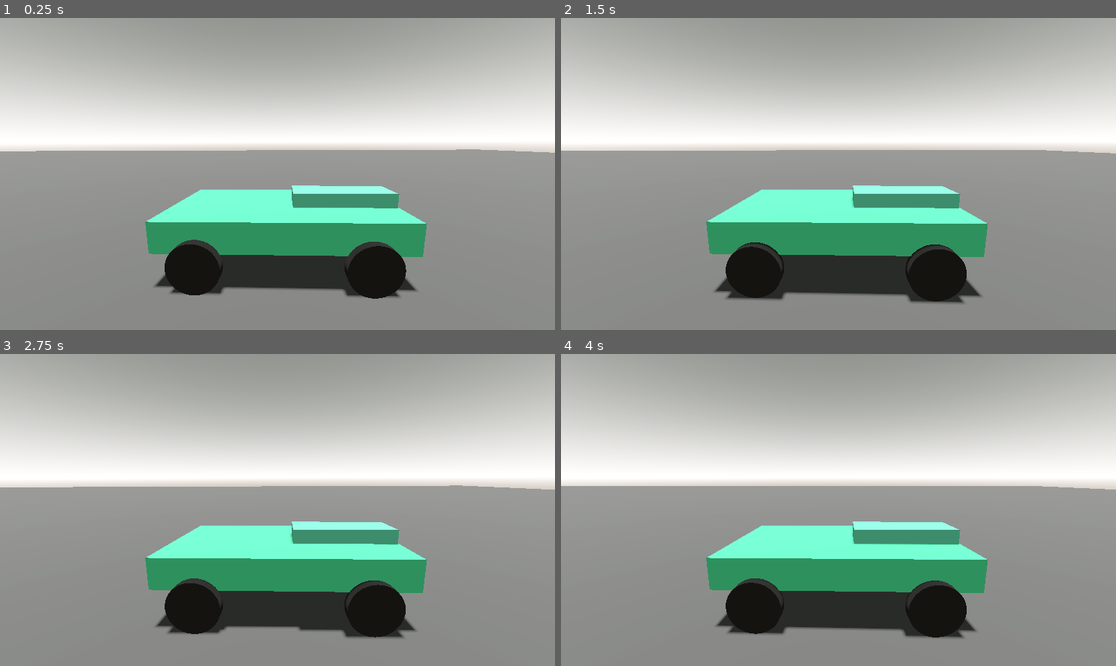
Above: before the commit, frames 1-4 (two rows, left to right).
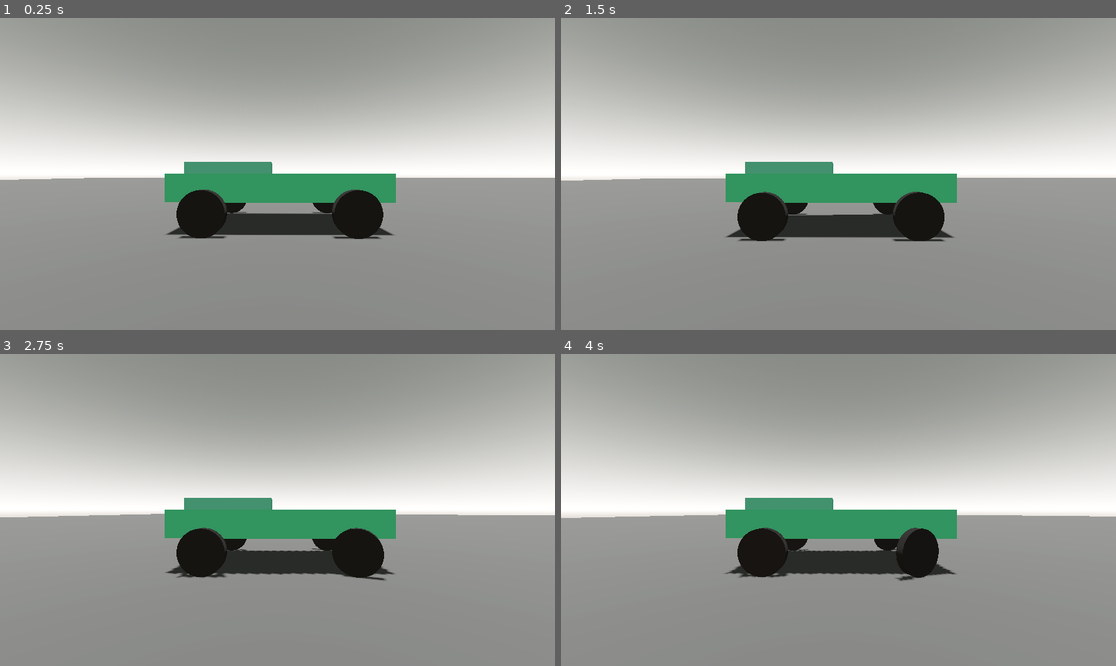
Above: after the commit, the same moments.

Repository: fbcs-jourdan/gamejam3
Game: Godot game, scene res://world.tscn
The game is run twice, just before and just after one commit, with the same random seed, the same clock (stepped at 60 frames per second) and the same inputs. The engine's default icon, where the game draws it, is replaced by a stand-in: a white triangle on a blue panel in a dark square.
Inputs:
- Up to frame 1 (0.25 s): no input
- Up to frame 2 (1.5 s): hold D (right) 0.53-1.28 s; hold S (brake) from 1.28 s (still down)
- Up to frame 3 (2.75 s): release S (brake) at 2.03 s; hold D (right) from 2.03 s (still down)
- Up to frame 4 (4 s): release D (right) at 2.78 s; hold W (accelerate) 2.78-3.53 s; hold A (left) from 3.53 s (still down)

The runs differ from the first frame. In frame 1, 50% of the frame differs, in the area x 0-100%, y 12-90%; in frame 2, 51%; in frame 3, 50%; in frame 4, 51%, in the area x 0-100%, y 13-92%.

Commit message:
add basic steering and traction

Diff:
--- /dev/null
+++ b/night-racing/node_3d.tscn
@@ -0,0 +1,146 @@
+[gd_scene format=3 uid="uid://b1777xc46nyo3"]
+
+[ext_resource type="Texture2D" uid="uid://c3d18c0dhkxpj" path="res://icon.svg" id="1_a202f"]
+[ext_resource type="Script" uid="uid://c8qb7ltk2ullt" path="res://raycastcar.gd" id="2_a0tk4"]
+[ext_resource type="Script" uid="uid://bkjiibcyvbsub" path="res://raycast_wheels.gd" id="3_r3fl7"]
+
+[sub_resource type="ProceduralSkyMaterial" id="ProceduralSkyMaterial_a0tk4"]
+sky_top_color = Color(0.40029314, 0.41218975, 0.39441738, 1)
+sky_horizon_color = Color(1.0348678, 1.0221086, 1.0038987, 1)
+ground_bottom_color = Color(0.59, 0.52706665, 0.47199997, 1)
+ground_horizon_color = Color(1.0348678, 1.0221086, 1.0038987, 1)
+
+[sub_resource type="Sky" id="Sky_r3fl7"]
+sky_material = SubResource("ProceduralSkyMaterial_a0tk4")
+
+[sub_resource type="Environment" id="Environment_jka67"]
+background_mode = 2
+sky = SubResource("Sky_r3fl7")
+tonemap_mode = 2
+glow_enabled = true
+
+[sub_resource type="StandardMaterial3D" id="StandardMaterial3D_noarx"]
+albedo_texture = ExtResource("1_a202f")
+
+[sub_resource type="Curve" id="Curve_a0tk4"]
+_data = [Vector2(0, 0.3), 0.0, 0.0, 0, 0, Vector2(0.3, 0.90000004), 0.0, 0.0, 0, 0, Vector2(0.6, 0.8), 0.0, 0.0, 0, 0, Vector2(1, 0.1), 0.0, 0.0, 0, 0]
+point_count = 4
+metadata/_snap_enabled = true
+
+[sub_resource type="BoxMesh" id="BoxMesh_r3fl7"]
+size = Vector3(2, 0.5, 4)
+
+[sub_resource type="StandardMaterial3D" id="StandardMaterial3D_jka67"]
+albedo_color = Color(0.1931993, 0.62358546, 0.42736676, 1)
+
+[sub_resource type="BoxMesh" id="BoxMesh_i5arm"]
+size = Vector3(0.65, 0.4, 1.8)
+
+[sub_resource type="StandardMaterial3D" id="StandardMaterial3D_wc5p8"]
+albedo_color = Color(0.2616158, 0.60944736, 0.48888075, 1)
+
+[sub_resource type="BoxShape3D" id="BoxShape3D_jsk3o"]
+size = Vector3(2, 0.5, 4)
+
+[sub_resource type="CylinderMesh" id="CylinderMesh_4arys"]
+top_radius = 0.4
+bottom_radius = 0.4
+height = 0.15
+
+[sub_resource type="StandardMaterial3D" id="StandardMaterial3D_6iypd"]
+albedo_color = Color(0, 0, 0, 1)
+
+[node name="Node3D" type="Node3D" unique_id=592978772]
+
+[node name="WorldEnvironment" type="WorldEnvironment" parent="." unique_id=1591141493]
+environment = SubResource("Environment_jka67")
+
+[node name="DirectionalLight3D" type="DirectionalLight3D" parent="." unique_id=2007929400]
+transform = Transform3D(-0.8660254, -0.43301278, 0.25, 0, 0.49999997, 0.86602545, -0.50000006, 0.75, -0.43301266, 0, 0, 0)
+light_color = Color(0.6457067, 0.53889245, 0.26463518, 1)
+shadow_enabled = true
+
+[node name="CSGBox3D" type="CSGBox3D" parent="." unique_id=599300601]
+transform = Transform3D(1, 0, 0, 0, 1, 0, 0, 0, 1, 0, -0.5, -224.0874)
+use_collision = true
+size = Vector3(100, 1, 548.1748)
+material = SubResource("StandardMaterial3D_noarx")
+
+[node name="Car" type="RigidBody3D" parent="." unique_id=1645376756 node_paths=PackedStringArray("wheels")]
+transform = Transform3D(1, 0, 0, 0, 1, 0, 0, 0, 1, 0, 0.51984537, 0)
+mass = 50.0
+script = ExtResource("2_a0tk4")
+wheels = [NodePath("WheelFL"), NodePath("WheelRL"), NodePath("WheelFR"), NodePath("WheelRR")]
+acceleration = 150.0
+accel_curve = SubResource("Curve_a0tk4")
+
+[node name="CarMesh" type="MeshInstance3D" parent="Car" unique_id=829241025]
+transform = Transform3D(1, 0, 0, 0, 1, 0, 0, 0, 1, 0, 0.5, 0)
+mesh = SubResource("BoxMesh_r3fl7")
+surface_material_override/0 = SubResource("StandardMaterial3D_jka67")
+
+[node name="MeshInstance3D" type="MeshInstance3D" parent="Car/CarMesh" unique_id=657886047]
+transform = Transform3D(1, 0, 0, 0, 1, 0, 0, 0, 1, 0, 0.29830098, 1.0723631)
+mesh = SubResource("BoxMesh_i5arm")
+surface_material_override/0 = SubResource("StandardMaterial3D_wc5p8")
+
+[node name="CollisionShape3D" type="CollisionShape3D" parent="Car" unique_id=2064589820]
+transform = Transform3D(1, 0, 0, 0, 1, 0, 0, 0, 1, 0, 0.5, 0)
+shape = SubResource("BoxShape3D_jsk3o")
+
+[node name="WheelFL" type="RayCast3D" parent="Car" unique_id=1700809565]
+transform = Transform3D(1, 0, 0, 0, 1, 0, 0, 0, 1, -1.1, 0.523, -1.3)
+enabled = false
+script = ExtResource("3_r3fl7")
+spring_strength = 8000.0
+spring_damping = 120.0
+over_extend = 0.2
+
+[node name="Wheel" type="MeshInstance3D" parent="Car/WheelFL" unique_id=1395176069]
+transform = Transform3D(-4.371139e-08, -1, 0, 1, -4.371139e-08, 0, 0, 0, 1, 0, -0.5, 0)
+mesh = SubResource("CylinderMesh_4arys")
+surface_material_override/0 = SubResource("StandardMaterial3D_6iypd")
+
+[node name="WheelRL" type="RayCast3D" parent="Car" unique_id=1723664516]
+transform = Transform3D(1, 0, 0, 0, 1, 0, 0, 0, 1, -1.1, 0.523, 1.3)
+enabled = false
+script = ExtResource("3_r3fl7")
+spring_strength = 8000.0
+spring_damping = 120.0
+over_extend = 0.2
+is_motor = true
+
+[node name="Wheel" type="MeshInstance3D" parent="Car/WheelRL" unique_id=1126145138]
+transform = Transform3D(-4.371139e-08, -1, 0, 1, -4.371139e-08, 0, 0, 0, 1, 0, -0.5, 0)
+mesh = SubResource("CylinderMesh_4arys")
+surface_material_override/0 = SubResource("StandardMaterial3D_6iypd")
+
+[node name="WheelFR" type="RayCast3D" parent="Car" unique_id=433685216]
+transform = Transform3D(1, 0, 0, 0, 1, 0, 0, 0, 1, 1.1, 0.523, -1.3)
+enabled = false
+script = ExtResource("3_r3fl7")
+spring_strength = 8000.0
+spring_damping = 120.0
+over_extend = 0.2
+
+[node name="Wheel" type="MeshInstance3D" parent="Car/WheelFR" unique_id=2111439583]
+transform = Transform3D(-4.371139e-08, -1, 0, 1, -4.371139e-08, 0, 0, 0, 1, 0, -0.5, 0)
+mesh = SubResource("CylinderMesh_4arys")
+surface_material_override/0 = SubResource("StandardMaterial3D_6iypd")
+
+[node name="WheelRR" type="RayCast3D" parent="Car" unique_id=1023810021]
+transform = Transform3D(1, 0, 0, 0, 1, 0, 0, 0, 1, 1.1, 0.523, 1.3)
+enabled = false
+script = ExtResource("3_r3fl7")
+spring_strength = 8000.0
+spring_damping = 120.0
+over_extend = 0.2
+is_motor = true
+
+[node name="Wheel" type="MeshInstance3D" parent="Car/WheelRR" unique_id=2145616863]
+transform = Transform3D(-4.371139e-08, -1, 0, 1, -4.371139e-08, 0, 0, 0, 1, 0, -0.5, 0)
+mesh = SubResource("CylinderMesh_4arys")
+surface_material_override/0 = SubResource("StandardMaterial3D_6iypd")
+
+[node name="Camera3D" type="Camera3D" parent="Car" unique_id=729103692]
+transform = Transform3D(1, 0, 0, 0, 1, 0, 0, 0, 1, 0.12793493, 1.9689571, 4.85993)
--- a/night-racing/raycastcar.gd
+++ b/night-racing/raycastcar.gd
@@ -2,9 +2,11 @@
 
 @export var wheels: Array[RaycastWheel]
 @export var acceleration := 600.0
-@export var deceleration := 200.0
+#@export var deceleration := 200.0
 @export var max_speed := 20.0
 @export var accel_curve : Curve
+@export var tire_turn_speed := 2.0
+@export var tire_max_turn_degrees := 25
 
 var motor_input := 0
 
@@ -19,14 +21,42 @@
 	elif event.is_action_released("brake"):
 		motor_input = 0
 
+func _basic_steering_rotation(delta: float) -> void:
+	var turn_input := Input.get_axis("right", "left") * tire_turn_speed
+
+	if turn_input:
+		$WheelFL.rotation.y = clampf($WheelFL.rotation.y + turn_input * delta,
+		deg_to_rad(-tire_max_turn_degrees), deg_to_rad(tire_max_turn_degrees))
+		$WheelFR.rotation.y = clampf($WheelFR.rotation.y + turn_input * delta,
+		deg_to_rad(-tire_max_turn_degrees), deg_to_rad(tire_max_turn_degrees))
+
+	else:
+		$WheelFL.rotation.y = move_toward($WheelFL.rotation.y, 0, tire_turn_speed * delta)
+		$WheelFR.rotation.y = move_toward($WheelFR.rotation.y, 0, tire_turn_speed * delta)
+
 func _physics_process(delta: float) -> void:
+	_basic_steering_rotation(delta)
 	for wheel in wheels:
 		wheel.force_raycast_update()
 		_do_single_wheel_suspension(wheel)
 		_do_single_wheel_acceleration(wheel)
+		_do_single_wheel_traction(wheel)
 
 func _get_point_velocity(point: Vector3) -> Vector3:
 	return linear_velocity + angular_velocity.cross(point - global_position)
+
+func _do_single_wheel_traction(ray: RaycastWheel) -> void:
+	if not ray.is_colliding(): return
+
+	var steer_side_dir := ray.global_basis.x
+	var tire_vel := _get_point_velocity(ray.wheel.global_position)
+	var steering_x_vel := steer_side_dir.dot(tire_vel)
+	var x_traction := 1.0
+	var gravity: float = ProjectSettings.get_setting("physics/3d/default_gravity")
+	var x_force := -steer_side_dir * steering_x_vel * x_traction * ((mass*gravity)/4.0)
+
+	var force_pos := ray.wheel.global_position - global_position
+	apply_force(x_force, force_pos)
 
 func _do_single_wheel_acceleration(ray: RaycastWheel) -> void:
 	var forward_dir := -ray.global_basis.z
@@ -45,9 +75,6 @@
 		if abs(vel) > max_speed:
 			force_vector = force_vector * 0.1
 		if motor_input:
-			apply_force(force_vector, force_pos)
-		elif abs(vel) > 0.05:
-			force_vector = global_basis.z * deceleration * signf(vel)
 			apply_force(force_vector, force_pos)
 
 func _do_single_wheel_suspension(ray: RaycastWheel) -> void:
@@ -74,3 +101,7 @@
 		contact = ray.wheel.global_position
 		var force_pos_offset := contact - global_position
 		apply_force(force_vector, force_pos_offset)
+
+
+#func _integrate_forces(state):
+	#state.linear_velocity.x = 0
--- a/night-racing/world.tscn
+++ b/night-racing/world.tscn
@@ -93,7 +93,7 @@
 shape = SubResource("BoxShape3D_pkg7o")
 
 [node name="WheelFL" type="RayCast3D" parent="Car" unique_id=332202002]
-transform = Transform3D(1, 0, 0, 0, 1, 0, 0, 0, 1, -1.055, 0.523, -1.3)
+transform = Transform3D(1, 0, 0, 0, 1, 0, 0, 0, 1, -1.1, 0.523, -1.3)
 enabled = false
 script = ExtResource("2_tlwt5")
 spring_strength = 8000.0
@@ -106,7 +106,7 @@
 surface_material_override/0 = SubResource("StandardMaterial3D_036b0")
 
 [node name="WheelRL" type="RayCast3D" parent="Car" unique_id=833625323]
-transform = Transform3D(1, 0, 0, 0, 1, 0, 0, 0, 1, -1.055, 0.523, 1.3)
+transform = Transform3D(1, 0, 0, 0, 1, 0, 0, 0, 1, -1.1, 0.523, 1.3)
 enabled = false
 script = ExtResource("2_tlwt5")
 spring_strength = 8000.0
@@ -120,7 +120,7 @@
 surface_material_override/0 = SubResource("StandardMaterial3D_036b0")
 
 [node name="WheelFR" type="RayCast3D" parent="Car" unique_id=433620734]
-transform = Transform3D(1, 0, 0, 0, 1, 0, 0, 0, 1, 1.076, 0.523, -1.3)
+transform = Transform3D(1, 0, 0, 0, 1, 0, 0, 0, 1, 1.1, 0.523, -1.3)
 enabled = false
 script = ExtResource("2_tlwt5")
 spring_strength = 8000.0
@@ -133,7 +133,7 @@
 surface_material_override/0 = SubResource("StandardMaterial3D_036b0")
 
 [node name="WheelRR" type="RayCast3D" parent="Car" unique_id=747839532]
-transform = Transform3D(1, 0, 0, 0, 1, 0, 0, 0, 1, 1.076, 0.523, 1.3)
+transform = Transform3D(1, 0, 0, 0, 1, 0, 0, 0, 1, 1.1, 0.523, 1.3)
 enabled = false
 script = ExtResource("2_tlwt5")
 spring_strength = 8000.0
@@ -146,5 +146,5 @@
 mesh = SubResource("CylinderMesh_fj7yv")
 surface_material_override/0 = SubResource("StandardMaterial3D_036b0")
 
-[node name="Camera3D" type="Camera3D" parent="Car" unique_id=2000066937]
-transform = Transform3D(0.027952652, 0.15738252, -0.9871421, -0.0044547752, 0.98753774, 0.15731947, 0.99959934, 0, 0.028305404, -3.7435765, 1.8900253, 0)
+[node name="Camera3D" type="Camera3D" parent="Car" unique_id=1237257068]
+transform = Transform3D(-0.009250076, 0, 0.9999572, 0, 1, 0, -0.9999572, 0, -0.009250076, 4.516428, 0.7449503, 0)
